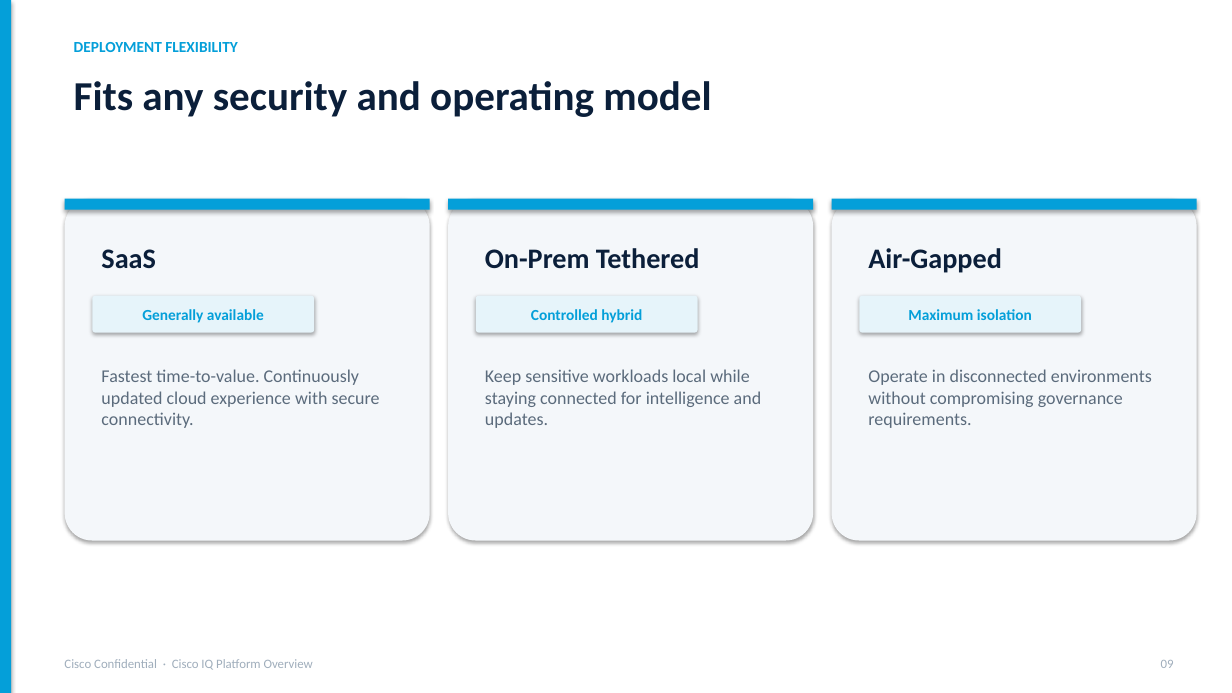
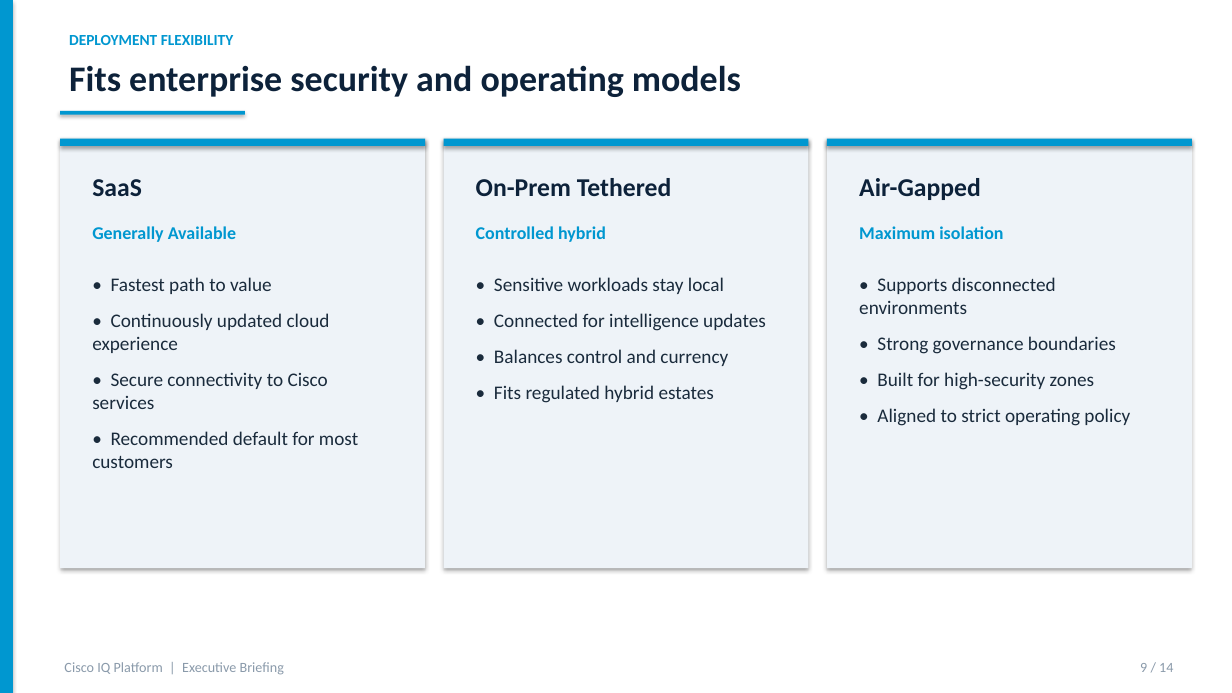
Before and after one commit to Ahmed-Nabhan/mindsparkle, a slide deck: slide 9 of docs/Cisco_IQ_Platform_Executive_Briefing.pptx. Drawn at 1232x693 pixels with LibreOffice and Linux fonts; fonts in the diff are those of the drawing. Boxes give left, top, right and bottom in pixels: in the first picture for what was removed or moved away, otherwise in the second. Text is boxed around its words. In the diff, an @@ line names an element or a change of style, - is before the commit and + after.

```diff
--- a/docs/Cisco_IQ_Platform_Executive_Briefing.pptx
+++ b/docs/Cisco_IQ_Platform_Executive_Briefing.pptx
@@ text "DEPLOYMENT FLEXIBILITY" at box(69, 35, 234, 45): text colour #049FD9 to #0097D0 @@
@@ text at box(69, 65, 741, 97): text changed; size 32 to 28 pt; text colour #0B1F3A to #0D223A @@
-Fits any security and operating model
+Fits enterprise security and operating models
@@ rectangle added at box(60, 111, 245, 115), fill #0097D0 @@
@@ rectangle: place and size @@
-rectangle at box(65, 199, 430, 210)
+rectangle at box(60, 139, 425, 568)
@@ rectangle at box(60, 139, 425, 568): fill #049FD9 to #EEF3F8 @@
@@ rectangle added at box(60, 139, 425, 146), fill #0097D0 @@
@@ rectangle: place and size @@
-rectangle at box(448, 199, 813, 210)
+rectangle at box(444, 139, 809, 146)
@@ rectangle: place and size @@
-rectangle at box(448, 199, 813, 541)
+rectangle at box(444, 139, 809, 568)
@@ rectangle at box(444, 139, 809, 568): rounded rectangle to rectangle; fill #F4F7FA to #EEF3F8 @@
@@ fill #049FD9 to #0097D0 in 3 elements at box(0, 0, 13, 693), box(444, 139, 809, 146), box(827, 139, 1192, 146) @@
@@ rectangle: place and size @@
-rectangle at box(832, 199, 1197, 210)
+rectangle at box(827, 139, 1192, 146)
@@ rectangle added at box(827, 139, 1192, 568), fill #EEF3F8 @@
@@ text "SaaS": place and size @@
-text "SaaS" at box(101, 249, 155, 269)
+text "SaaS" at box(92, 179, 142, 196)
@@ text "On-Prem Tethered": place and size @@
-text "On-Prem Tethered" at box(485, 248, 700, 269)
+text "On-Prem Tethered" at box(476, 178, 671, 196)
@@ size 22 to 20 pt, text colour #0B1F3A to #0D223A in 3 elements at box(476, 178, 671, 196), box(92, 179, 142, 196), box(859, 178, 981, 200) @@
@@ text "Air-Gapped": place and size @@
-text "Air-Gapped" at box(868, 248, 1001, 273)
+text "Air-Gapped" at box(859, 178, 981, 200)
@@ rounded rectangle removed at box(65, 199, 430, 541) @@
@@ rounded rectangle removed at box(832, 199, 1197, 541) @@
@@ text at box(92, 226, 236, 242): text changed; size 12 to 14 pt; text colour #049FD9 to #0097D0 @@
-Generally available
+Generally Available
@@ text "Controlled hybrid" at box(476, 226, 606, 242): size 12 to 14 pt, text colour #049FD9 to #0097D0; alignment centre to left @@
@@ text "Controlled hybrid": place and size @@
-text "Controlled hybrid" at box(531, 309, 642, 323)
+text "Controlled hybrid" at box(476, 226, 606, 242)
@@ text "Maximum isolation": place and size @@
-text "Maximum isolation" at box(908, 309, 1032, 320)
+text "Maximum isolation" at box(859, 226, 1003, 239)
@@ text "Maximum isolation" at box(859, 226, 1003, 239): size 12 to 14 pt, text colour #049FD9 to #0097D0; alignment centre to left @@
@@ text at box(92, 277, 358, 468): text changed; size 14 to 15 pt; text colour #5B6B7C to #1A2B3C @@
-Fastest time-to-value. Continuously updated cloud experience with secure connectivity.
+• Fastest path to value
+• Continuously updated cloud experience
+• Secure connectivity to Cisco services
+• Recommended default for most customers
@@ rounded rectangle removed at box(92, 296, 314, 333) @@
@@ rounded rectangle removed at box(476, 296, 698, 333) @@
@@ text at box(494, 277, 766, 403): text changed; size 14 to 15 pt; text colour #5B6B7C to #1A2B3C @@
-Keep sensitive workloads local while staying connected for intelligence and updates.
+• Sensitive workloads stay local
+• Connected for intelligence updates
+• Balances control and currency
+• Fits regulated hybrid estates
@@ text added at box(859, 277, 1130, 426), 15 pt, text #1A2B3C @@
+• Supports disconnected environments
+• Strong governance boundaries
+• Built for high-security zones
+• Aligned to strict operating policy
@@ rounded rectangle removed at box(860, 296, 1081, 333) @@
@@ text removed at box(868, 369, 1152, 428) @@
-Operate in disconnected environments without compromising governance requirements.
@@ text at box(64, 662, 284, 675): text changed; size 10 to 11 pt; text colour #A0AEBC to #8A9AAA @@
-Cisco Confidential · Cisco IQ Platform Overview
+Cisco IQ Platform | Executive Briefing
@@ text added at box(1140, 663, 1173, 672), 11 pt, text #8A9AAA @@
+9 / 14
@@ text removed at box(1161, 660, 1174, 668) @@
-09
```
Also in this commit, not shown: 13 other slides changed, 5 other files.
